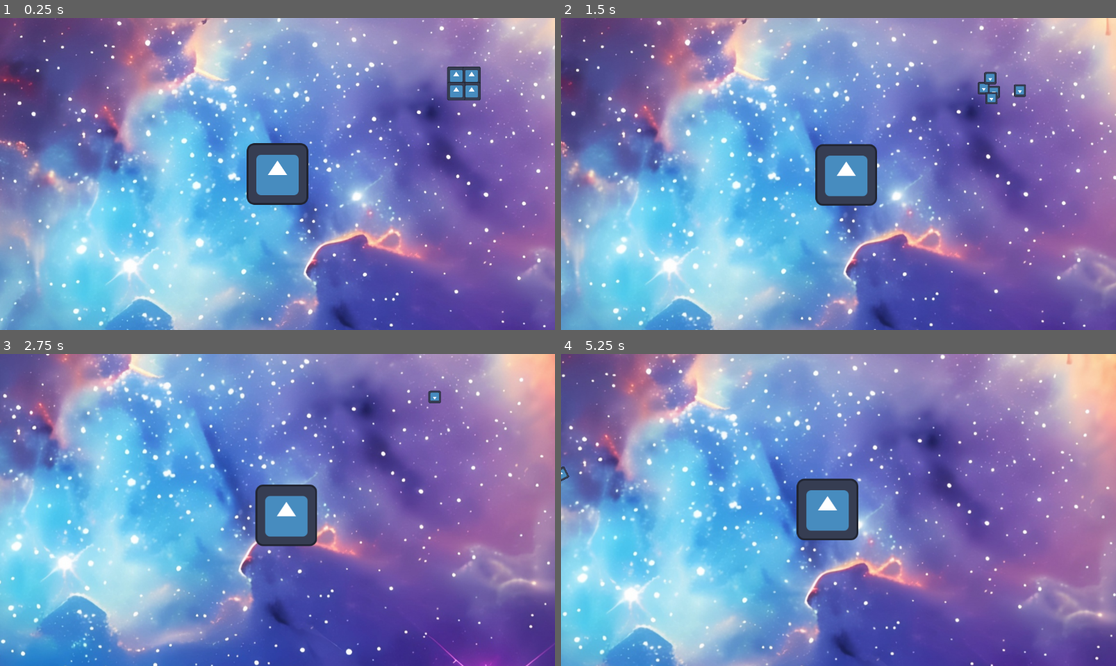
Above: before the commit, frames 1-4 (two rows, left to right).
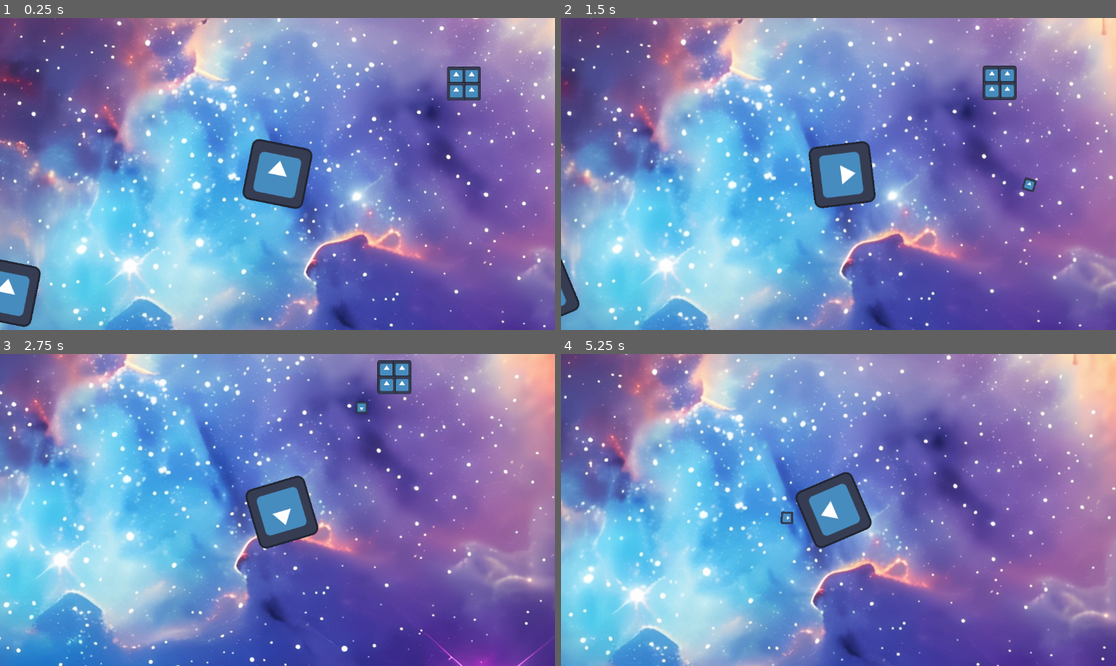
Above: after the commit, the same moments.

Repository: V4LKdev/BossRush25
Game: Godot game, scene res://scenes/Game.tscn
Same seed, same stepped clock (60 frames per second), same inputs: the game is played once before the commit and once after it. The engine's default icon, where the game draws it, is replaced by a stand-in: a white triangle on a blue panel in a dark square.
Inputs (mouse positions are in pixels of both pictures, inside the frame that each line leads up to):
- Up to frame 1 (0.25 s): no input
- Up to frame 2 (1.5 s): move the mouse to (960, 158) at 0.52 s; hold D (right) 0.53-1.28 s; hold E (e, bound only after the commit) 0.53-1.28 s; click (960, 158) at 0.6 s; move the mouse to (727, 189) at 1.27 s; hold S (down) from 1.28 s (still down); tap E (e, bound only after the commit) at 1.35 s
- Up to frame 3 (2.75 s): tap Q (q, bound only after the commit) at 1.55 s; move the mouse to (333, 441) at 2.02 s; release S (down) at 2.03 s; hold D (right) from 2.03 s (still down); hold Q (q, bound only after the commit) from 2.03 s (still down); click (333, 441) at 2.3 s
- Up to frame 4 (5.25 s): move the mouse to (810, 572) at 2.77 s; release D (right) at 2.78 s; release Q (q, bound only after the commit) at 2.78 s; hold W (up) 2.78-3.53 s; click (810, 572) at 2.85 s; tap E (e, bound only after the commit) at 3.05 s; move the mouse to (1005, 556) at 3.52 s; hold Q (q, bound only after the commit) 3.53-4.28 s; hold A (left) 3.53-5.03 s; tap Mouse wheel down (scrolldown) at 3.6 s; move the mouse to (672, 463) at 4.27 s; tap Mouse wheel up (scrollup) at 4.35 s; click (672, 463) at 4.55 s; move the mouse to (866, 510) at 5.02 s; hold S (down) from 5.03 s (still down); hold E (e, bound only after the commit) from 5.03 s (still down)

The runs differ from the first frame. In frame 1, 1.9% of the frame differs, in the area x 0-57%, y 38-100%; in frame 2, 11%; in frame 3, 13%; in frame 4, 14%, in the area x 0-100%, y 0-100%.
Error after the commit: Parse Error: Class "Target" hides a global script class. (res://scenes/health/target.gd:2)

Commit message:
Spinning faster makes more damage

Diff:
--- a/project.godot
+++ b/project.godot
@@ -64,6 +64,16 @@
 "events": [Object(InputEventMouseButton,"resource_local_to_scene":false,"resource_name":"","device":-1,"window_id":0,"a …(253 unchanged characters)…
 ]
 }
+q={
+"deadzone": 0.5,
+"events": [Object(InputEventKey,"resource_local_to_scene":false,"resource_name":"","device":-1,"window_id":0,"alt_pressed":false,"shift_pressed":false,"ctrl_pressed":false,"meta_pressed":false,"pressed":false,"keycode":0,"physical_keycode":81,"key_label":0,"unicode":113,"location":0,"echo":false,"script":null)
+]
+}
+e={
+"deadzone": 0.5,
+"events": [Object(InputEventKey,"resource_local_to_scene":false,"resource_name":"","device":-1,"window_id":0,"alt_pressed":false,"shift_pressed":false,"ctrl_pressed":false,"meta_pressed":false,"pressed":false,"keycode":0,"physical_keycode":69,"key_label":0,"unicode":101,"location":0,"echo":false,"script":null)
+]
+}
 
 [physics]
 
--- a/scenes/Game.tscn
+++ b/scenes/Game.tscn
@@ -1,8 +1,9 @@
-[gd_scene load_steps=4 format=3 uid="uid://ckdb3pnij5mj3"]
+[gd_scene load_steps=5 format=3 uid="uid://ckdb3pnij5mj3"]
 
 [ext_resource type="PackedScene" uid="uid://dgysduwu7ryat" path="res://scenes/Player.tscn" id="1_4b8ve"]
 [ext_resource type="Texture2D" uid="uid://bjqbcp8ud2yuo" path="res://assets/images/galaxy-cosmic-3840x2160-14974.jpg" id="1_6idqa"]
 [ext_resource type="PackedScene" uid="uid://2222rt7gybpt" path="res://scenes/coins/Pinata.tscn" id="3_opkq5"]
+[ext_resource type="PackedScene" uid="uid://dcvmiih24ups3" path="res://scenes/Planet.tscn" id="4_i2fou"]
 
 [node name="Game" type="Node2D"]
 
@@ -31,3 +32,6 @@
 
 [node name="Pinata7" parent="." instance=ExtResource("3_opkq5")]
 position = Vector2(1002, -460)
+
+[node name="Planet2" parent="." instance=ExtResource("4_i2fou")]
+position = Vector2(-564, 245)
--- a/scenes/Planet.tscn
+++ b/scenes/Planet.tscn
@@ -1,12 +1,15 @@
-[gd_scene load_steps=4 format=3 uid="uid://dcvmiih24ups3"]
+[gd_scene load_steps=6 format=3 uid="uid://dcvmiih24ups3"]
 
 [ext_resource type="Script" path="res://scenes/planet.gd" id="1_lqnti"]
 [ext_resource type="Texture2D" uid="uid://ct6co8j1hve1f" path="res://icon.svg" id="2_fy3e7"]
+[ext_resource type="PackedScene" uid="uid://tc2um64kcodf" path="res://scenes/health/Target.tscn" id="3_xatt4"]
+[ext_resource type="PackedScene" uid="uid://dwkm63wrrgt2x" path="res://scenes/health/Health.tscn" id="4_ao7ja"]
 
 [sub_resource type="CircleShape2D" id="CircleShape2D_350gt"]
 radius = 66.0303
 
 [node name="Planet" type="RigidBody2D"]
+mass = 100.0
 gravity_scale = 0.0
 lock_rotation = true
 script = ExtResource("1_lqnti")
@@ -16,3 +19,10 @@
 
 [node name="Sprite2D" type="Sprite2D" parent="."]
 texture = ExtResource("2_fy3e7")
+
+[node name="Target" parent="." instance=ExtResource("3_xatt4")]
+AutoConnectToHealth = true
+
+[node name="Health" parent="." instance=ExtResource("4_ao7ja")]
+
+[connection signal="Died" from="Health" to="." method="destroy"]
--- a/scenes/Player.tscn
+++ b/scenes/Player.tscn
@@ -2,23 +2,23 @@
 
 [ext_resource type="Script" path="res://scenes/player.gd" id="1_00c0w"]
 [ext_resource type="PackedScene" uid="uid://dcvmiih24ups3" path="res://scenes/Planet.tscn" id="1_inyph"]
-[ext_resource type="Script" path="res://target.gd" id="3_gmmte"]
 [ext_resource type="Script" path="res://scenes/cursor.gd" id="4_5ks71"]
+[ext_resource type="PackedScene" uid="uid://3iq65lg0osgr" path="res://scenes/firing/Firing.tscn" id="4_vocne"]
 
 [node name="Player" type="Node2D"]
 script = ExtResource("1_00c0w")
 MaxZoom = 1.0
 ZoomSpeed = 10.0
+StartSpinSpeed = 45.0
 
 [node name="Planet" parent="." instance=ExtResource("1_inyph")]
 
 [node name="Cam" type="Camera2D" parent="Planet"]
 unique_name_in_owner = true
 position_smoothing_enabled = true
-
-[node name="Target" type="Node2D" parent="Planet"]
-unique_name_in_owner = true
-script = ExtResource("3_gmmte")
+position_smoothing_speed = 10.0
 
 [node name="Cursor" type="Node2D" parent="."]
 script = ExtResource("4_5ks71")
+
+[node name="Firing" parent="." instance=ExtResource("4_vocne")]
--- a/scenes/coins/Pinata.tscn
+++ b/scenes/coins/Pinata.tscn
@@ -2,7 +2,7 @@
 
 [ext_resource type="Script" path="res://scenes/coins/pinata.gd" id="1_ceijh"]
 [ext_resource type="Texture2D" uid="uid://ct6co8j1hve1f" path="res://icon.svg" id="2_3me5q"]
-[ext_resource type="PackedScene" uid="uid://tc2um64kcodf" path="res://scenes/Target.tscn" id="2_dg3pv"]
+[ext_resource type="PackedScene" uid="uid://tc2um64kcodf" path="res://scenes/health/Target.tscn" id="2_dg3pv"]
 
 [sub_resource type="CircleShape2D" id="CircleShape2D_s0sj2"]
 radius = 67.0671
--- a/scenes/coins/pinata.gd
+++ b/scenes/coins/pinata.gd
@@ -25,6 +25,7 @@
 
 		c.global_position = global_position
 		m.TargetPos = global_position + Vector2(radius * cos(rot), radius * sin(rot))
+		m.AnimSpeed = 0.3
 
 		Util.addToScene(get_tree(), c)
 		m.call_deferred("start")
--- /dev/null
+++ b/scenes/firing/Firing.tscn
@@ -0,0 +1,6 @@
+[gd_scene load_steps=2 format=3 uid="uid://3iq65lg0osgr"]
+
+[ext_resource type="Script" path="res://scenes/firing/firing.gd" id="1_rpp07"]
+
+[node name="Firing" type="Node2D"]
+script = ExtResource("1_rpp07")
--- a/scenes/Projectile.tscn
+++ b/scenes/firing/Projectile.tscn
@@ -1,7 +1,7 @@
 [gd_scene load_steps=4 format=3 uid="uid://2i0w04to4ymv"]
 
 [ext_resource type="Texture2D" uid="uid://ct6co8j1hve1f" path="res://icon.svg" id="1_6rj5n"]
-[ext_resource type="Script" path="res://scenes/projectile.gd" id="1_58hno"]
+[ext_resource type="Script" path="res://scenes/firing/projectile.gd" id="1_58hno"]
 
 [sub_resource type="CircleShape2D" id="CircleShape2D_puowa"]
 radius = 14.3178
--- /dev/null
+++ b/scenes/firing/firing.gd
@@ -0,0 +1,24 @@
+extends Node2D
+
+@export var PROJECTILE: PackedScene = preload("res://scenes/firing/Projectile.tscn")
+@export var ProjectileDamage: float = 1
+@export var ProjectileSpeed: float = 500
+
+# Called when the node enters the scene tree for the first time.
+func _ready() -> void:
+	pass # Replace with function body.
+
+
+# Called every frame. 'delta' is the elapsed time since the previous frame.
+func _process(delta: float) -> void:
+	pass
+
+func spawnProjectile(dir: Vector2, pos: Vector2, damageMult: float = 1, speedMult: float = 1):
+	var p = PROJECTILE.instantiate() as Projectile
+	p.global_position = pos
+	p.rotation = randf() * 2 * PI
+	p.Damage = ProjectileDamage * damageMult
+	p.MoveDir = dir
+	p.MoveSpeed = ProjectileSpeed * speedMult
+
+	Util.addToScene(get_tree(), p)
--- /dev/null
+++ b/scenes/health/Health.tscn
@@ -0,0 +1,6 @@
+[gd_scene load_steps=2 format=3 uid="uid://dwkm63wrrgt2x"]
+
+[ext_resource type="Script" path="res://scenes/health/health.gd" id="1_6fmqk"]
+
+[node name="Health" type="Node2D"]
+script = ExtResource("1_6fmqk")
--- a/scenes/Target.tscn
+++ b/scenes/health/Target.tscn
@@ -1,6 +1,6 @@
 [gd_scene load_steps=2 format=3 uid="uid://tc2um64kcodf"]
 
-[ext_resource type="Script" path="res://target.gd" id="1_dohin"]
+[ext_resource type="Script" path="res://scenes/health/target.gd" id="1_dohin"]
 
 [node name="Target" type="Node2D"]
 script = ExtResource("1_dohin")
--- /dev/null
+++ b/scenes/health/health.gd
@@ -0,0 +1,38 @@
+extends Node2D
+class_name Health
+
+signal Died()
+
+@export var MaxHealth: float = 10.0
+@export var CurrentHealth: float = 10.0
+
+func _ready() -> void:
+	CurrentHealth = MaxHealth
+
+func dealOneDamage():
+	dealDamage(1)
+
+# Returns the new health
+func dealDamage(value: float) -> float:
+	CurrentHealth -= value
+
+	if CurrentHealth <= 0:
+		Died.emit()
+
+	return clamp(CurrentHealth, 0, MaxHealth)
+
+# Returns the new health
+func addHealth(value: float) -> float:
+	CurrentHealth += value
+	CurrentHealth = clampf(CurrentHealth, 0, MaxHealth)
+	return clamp(CurrentHealth, 0, MaxHealth)
+
+# Returns the new max health
+func addMaxHealth(value: float) -> float:
+	MaxHealth += value
+	CurrentHealth = clamp(CurrentHealth, 0 , MaxHealth)
+	return MaxHealth
+
+func setMaxHealth(value: float) -> void:
+	MaxHealth = value
+	CurrentHealth = clamp(CurrentHealth, 0 , MaxHealth)
--- /dev/null
+++ b/scenes/health/target.gd
@@ -0,0 +1,39 @@
+extends Node2D
+class_name Target
+
+signal Damaged(value: float)
+
+@export var AutoConnectToHealth: bool = false
+
+func _ready() -> void:
+	if AutoConnectToHealth:
+		if !tryConnectToHealth():
+			push_error("Could not autoconnect to health")
+
+# returns true if it connects
+func tryConnectToHealth() -> bool:
+	var h = get_parent().get_node_or_null("Health") as Health
+	if h == null:
+		return false
+
+	Damaged.connect(h.dealDamage)
+	return true
+
+func dealDamage(value: float) -> void:
+	Damaged.emit(value)
+
+# Returns true if it managed to deal the damage
+static func tryDealDamage(n: Node2D, value: float) -> bool:
+	var t = (n as Target)
+
+	if t != null:
+		t.dealDamage(value)
+		return true
+	else:
+		var c = n.get_node_or_null("Target")
+
+		if c != null:
+			c.dealDamage(value)
+			return true
+
+	return false
--- a/scenes/planet.gd
+++ b/scenes/planet.gd
@@ -9,13 +9,25 @@
 var speed = 0
 var moveDir = Vector2()
 
+@export var SpinSpeed: float = 45.0
+
+
 # Call with (0,0) to reset
 func addInput(v: Vector2) -> void:
 	moveDir = v
 
+# 'value' needs to be multiplied with delta
+func addSpinInput(value: float) -> void:
+	SpinSpeed += value
+
 # Called when the node enters the scene tree for the first time.
 func _ready() -> void:
 	pass # Replace with function body.
+
+func _process(delta: float) -> void:
+	$Sprite2D.rotation_degrees += delta * SpinSpeed
+
+
 
 
 # Called every frame. 'delta' is the elapsed time since the previous frame.
@@ -27,3 +39,7 @@
 		t = Accel
 
 	linear_velocity = lerp(linear_velocity, moveDir * MoveSpeed, delta * t)
+
+func destroy():
+	print("Explosion effect")
+	queue_free()
--- a/scenes/player.gd
+++ b/scenes/player.gd
@@ -1,16 +1,32 @@
 extends Node2D
 class_name Player
 
-@export var PROJECTILE: PackedScene = preload("res://scenes/Projectile.tscn")
+@export var PROJECTILE: PackedScene = preload("res://scenes/firing/Projectile.tscn")
 @export var ProjectileDamage = 1.0
 
 @export var MinZoom = 0.3
 @export var MaxZoom = 2.0
 @export var ZoomSpeed = 1.0
 
+@export var SpinTolerance: float = 180
+@export var SpinAccel: float = 35.0
+
 var zoom: float = MaxZoom
 
+@export var StartSpinSpeed: float
+
+func _ready() -> void:
+	$Planet.SpinSpeed = StartSpinSpeed
+
 func _process(delta: float) -> void:
+	handleInput(delta)
+
+	if abs($Planet.SpinSpeed) > SpinTolerance:
+		print("He gon ded")
+
+	handleZoom(delta)
+
+func handleInput(delta: float) -> void:
 	var dir = Vector2()
 
 	if Input.is_action_pressed("up"):
@@ -25,9 +41,14 @@
 	if Input.is_action_just_pressed("fire"):
 		handleFire()
 
-	handleZoom(delta)
+	var spin: float
+	if Input.is_action_pressed("q"):
+		spin -= delta * SpinAccel
+	if Input.is_action_pressed("e"):
+		spin += delta * SpinAccel
 
 	$Planet.addInput(dir)
+	$Planet.addSpinInput(spin)
 
 func handleZoom(delta: float) -> void:
 	var t = 0
@@ -41,6 +62,10 @@
 	%Cam.zoom.y = lerpf(%Cam.zoom.y, zoom, ZoomSpeed * delta)
 
 func handleFire():
+	if abs($Planet.SpinSpeed) < 5:
+		print("Planet is not spinning, cant fire")
+		return
+
 	var target = getCursorPosition()
 
 	var dist = (target-getGlobalPosition()).length()
@@ -49,7 +74,7 @@
 		return
 
 	var rot = atan2(target.y - getGlobalPosition().y, target.x - getGlobalPosition().x) - (
-		asin($Planet.Radius / dist)) + PI/2
+		asin($Planet.Radius / dist) - PI/2) * sign(-$Planet.SpinSpeed)
 
 
 	print(Vector2($Planet.Radius * cos(rot), $Planet.Radius * sin(rot)))
@@ -57,7 +82,8 @@
 	var spawnPos = $Planet.global_position + Vector2($Planet.Radius * cos(rot), $Planet.Radius * sin(rot))
 	#$Sprite2D.global_position = spawnPos
 
-	spawnProjectile((target - spawnPos).normalized(), spawnPos)
+	var scale = abs($Planet.SpinSpeed/StartSpinSpeed)
+	$Firing.spawnProjectile((target - spawnPos).normalized(), spawnPos, scale, scale)
 
 func spawnProjectile(dir: Vector2, pos: Vector2):
 	var p = PROJECTILE.instantiate() as Projectile
Renamed: scenes/projectile.gd -> scenes/firing/projectile.gd
